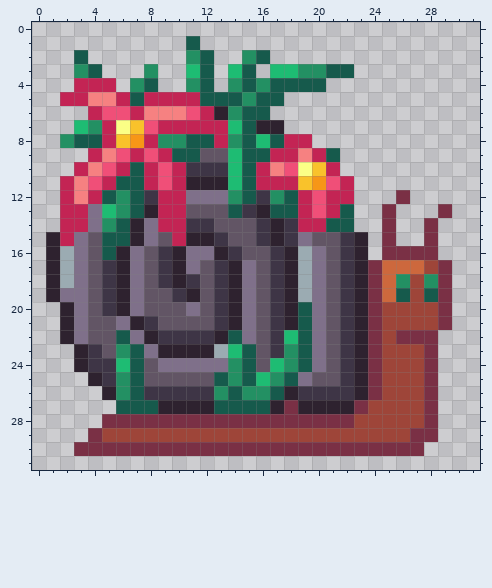
Pixel-art sprite -- gfx/slugflora.png. The picture above was drawn from the file before the commit.
The file is 256x256 pixels, drawn in blocks of 8x8; one block is one cell here.
Now the later version:
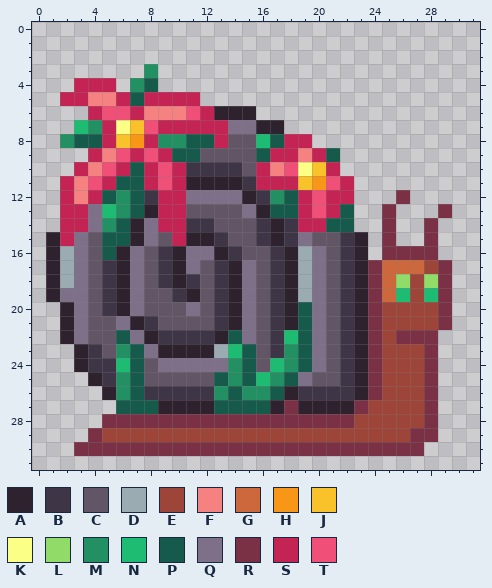
Palette (. is transparent): A #2e222f  B #3e3546  C #625565  D #9babb2  E #9e4539  F #f68181  G #cd683d  H #f79617  J #f9c22b  K #fbff86  L #91db69  M #239063  N #1ebc73  P #165a4c  Q #7f708a  R #7a3045  S #c32454  T #f04f78
What changed:
{"y":1,"x":11,"old":"P","new":"."}
{"y":2,"x":3,"old":"P","new":"."}
{"y":2,"x":11,"old":"MP","new":".."}
{"y":2,"x":15,"old":"MP","new":".."}
{"y":3,"x":3,"old":"MP","new":".."}
{"y":3,"x":11,"old":"NP","new":".."}
{"y":3,"x":14,"old":"NP","new":".."}
{"y":3,"x":17,"old":"NNMMPP","new":"......"}
{"y":4,"x":11,"old":"MP","new":".."}
{"y":4,"x":14,"old":"MPMPPPP","new":"......."}
{"y":5,"x":12,"old":"PPPMPP","new":"......"}
{"y":6,"x":14,"old":"MPP","new":"AA."}
{"y":7,"x":14,"old":"NP","new":"QQ"}
{"y":8,"x":14,"old":"MP","new":"CC"}
{"y":9,"x":14,"old":"NP","new":"CC"}
{"y":10,"x":14,"old":"NP","new":"BC"}
{"y":11,"x":14,"old":"NP","new":"AB"}
{"y":12,"x":14,"old":"MP","new":"QA"}
{"y":13,"x":14,"old":"PB","new":"CQ"}
{"y":18,"x":26,"old":"M","new":"L"}
{"y":18,"x":28,"old":"M","new":"L"}
{"y":19,"x":26,"old":"P","new":"N"}
{"y":19,"x":28,"old":"P","new":"N"}
{"label":"changed","picture_box":[186,36,354,218]}
{"label":"erased","picture_box":[74,50,102,78]}
{"label":"changed","picture_box":[396,274,438,302]}
